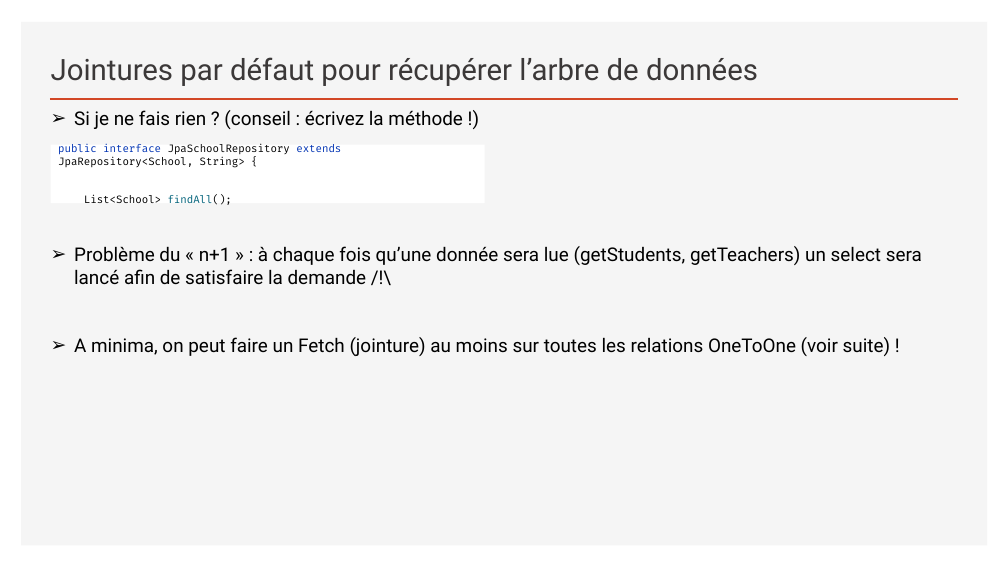
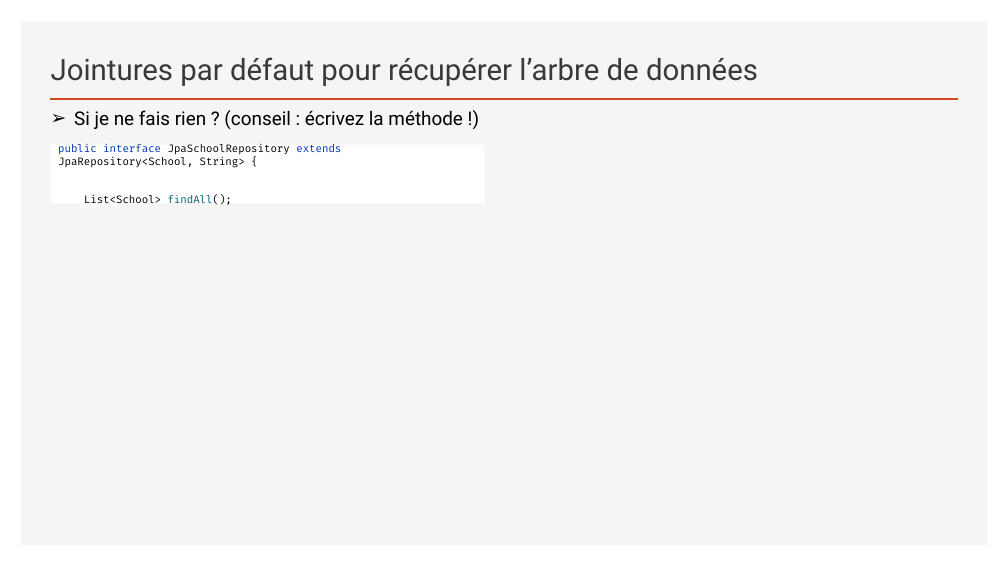
Before and after one commit to sebzuki/hibernate, a slide deck: slide 10 of JPA-HIBERNATE.pptx. Drawn at 1008x567 pixels with LibreOffice and Linux fonts; fonts in the diff are those of the drawing. Boxes give left, top, right and bottom in pixels: in the first picture for what was removed or moved away, otherwise in the second. Text is boxed around its words. In the diff, an @@ line names an element or a change of style, - is before the commit and + after.

```diff
--- a/JPA-HIBERNATE.pptx
+++ b/JPA-HIBERNATE.pptx
@@ text at [74,246,922,356]: paragraphs removed @@
-➢ Problème du « n+1 » : à chaque fois qu’une donnée sera lue (getStudents, getTeachers) un select sera lancé afin de satisfaire la demande /!\
-➢ A minima, on peut faire un Fetch (jointure) au moins sur toutes les relations OneToOne (voir suite) !
```
Also in this commit, not shown: 1 other slide changed.
